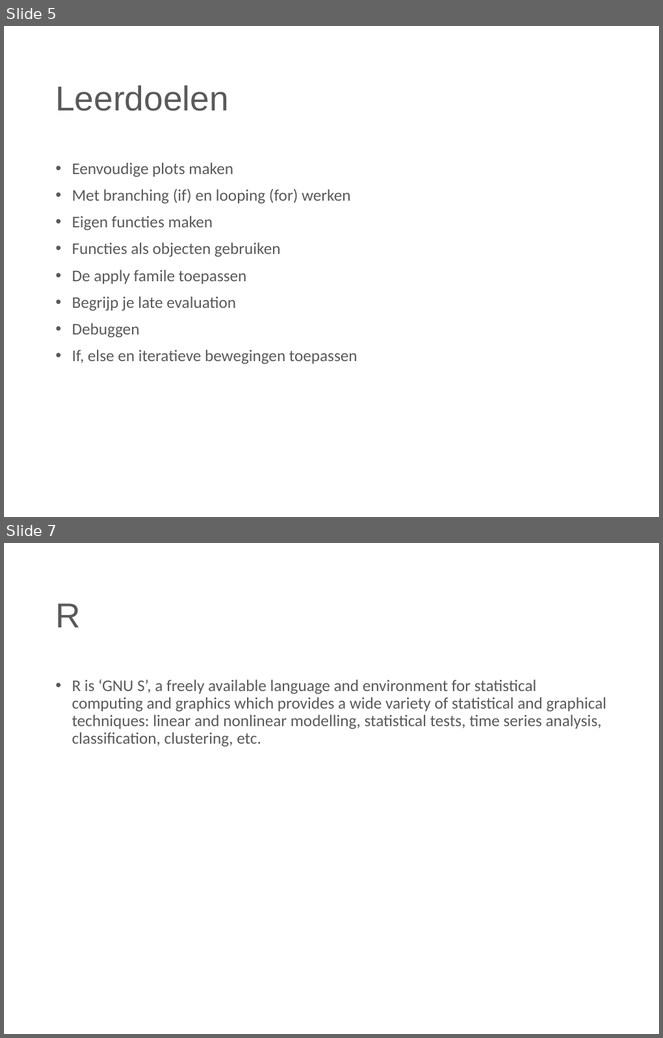
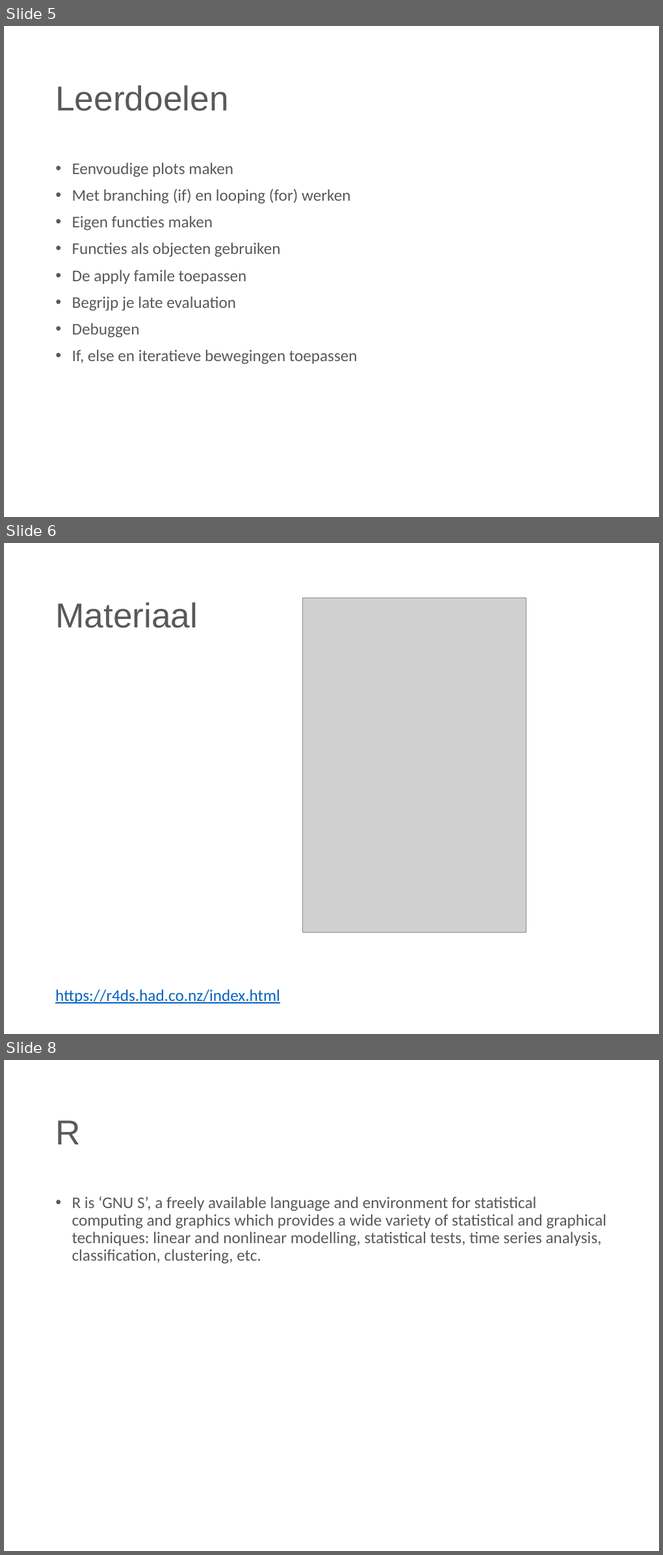
Before and after one commit to PeterAnema/Introductietraining_R_UWV, a slide deck: Slides/Introductie R.pptx. Shown one above the other, each under a label of ours: slides 5 and 7 before the commit, slides 5, 6 and 8 after it; the slides between them are not shown. The pictures are 663x1038 and 663x1555 pixels, drawn with LibreOffice and Linux fonts; fonts in the diff are those of the drawing; grey boxes stand for pictures; background and template pictures are left out. Boxes give left, top, right and bottom in pixels: in the first picture for what was removed or moved away, otherwise in the second. Text is boxed around its words. In the diff, an @@ line names an element or a change of style, - is before the commit and + after.

```diff
--- a/Slides/Introductie R.pptx
+++ b/Slides/Introductie R.pptx
@@ slide 6 added at <box>4,543,659,1034</box>, background #FFFFFF @@
@@ picture added at <box>303,598,526,933</box> @@
@@ title added at <box>55,602,198,628</box>, 38 pt, text #595959 @@
+Materiaal
@@ text added at <box>55,990,280,1004</box>, 18 pt, text #0563C1, underline @@
+https://r4ds.had.co.nz/index.html
@@ what was slide 7 is now slide 8 @@
```
Also in this commit, not shown: 6 slides changed, 2 other slides added, 2 slides removed, 15 other files.
